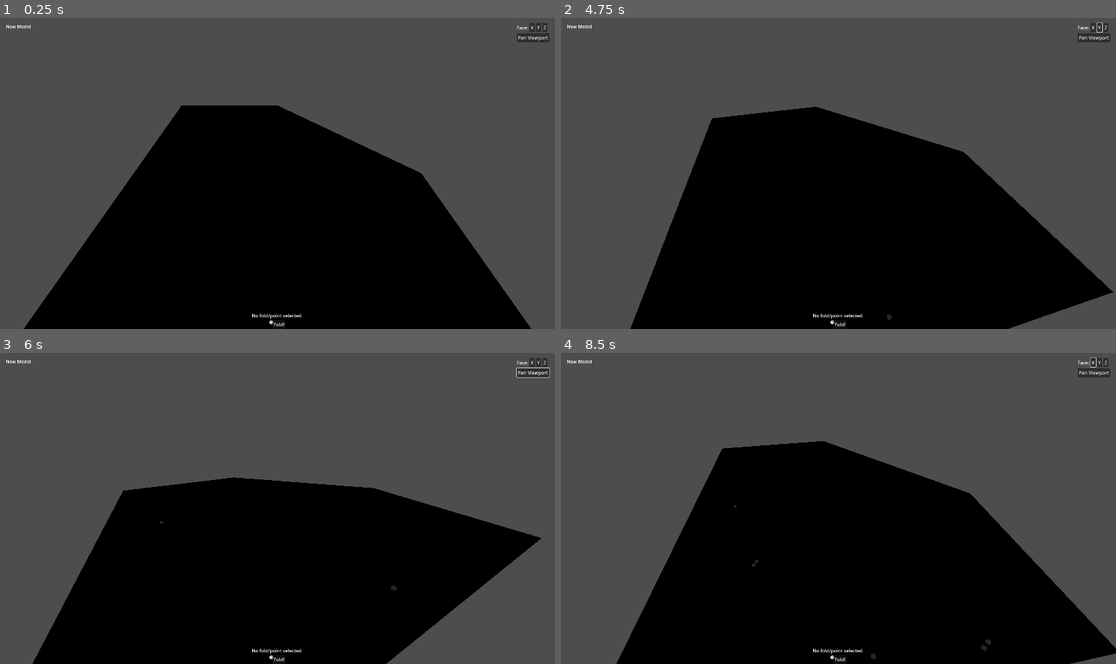
Above: before the commit, frames 1-4 (two rows, left to right).
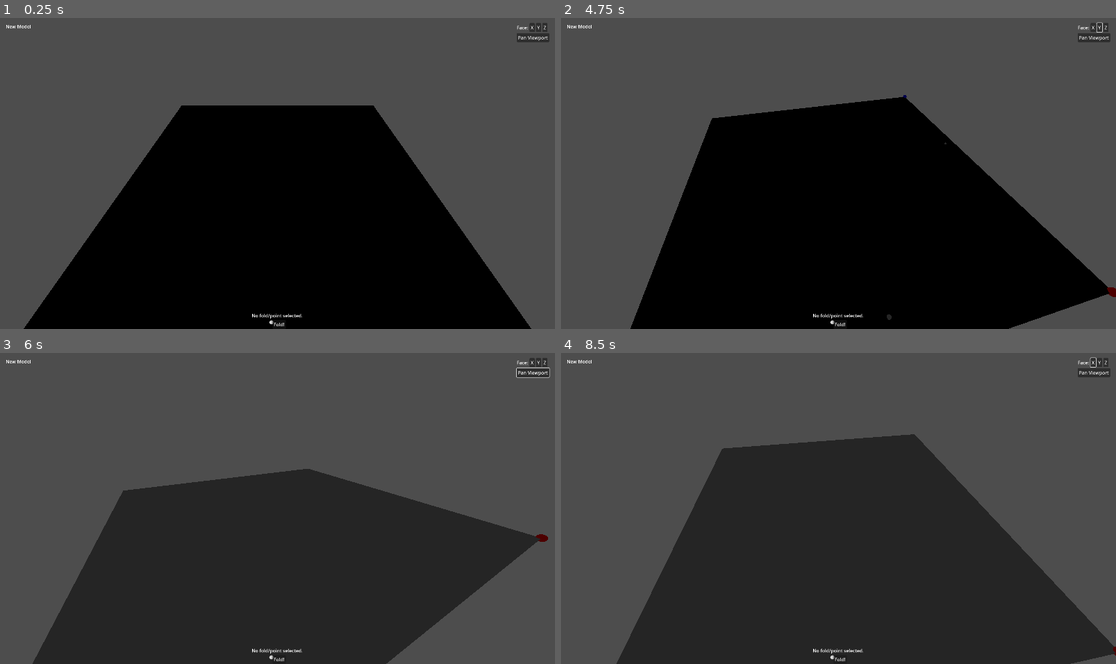
Above: after the commit, the same moments.

Repository: vaaar/OriGaming
Game: Godot game, scene res://origami_view.tscn
Same seed, same stepped clock (60 frames per second), same inputs: the game is played once before the commit and once after it.
Inputs (mouse positions are in pixels of both pictures, inside the frame that each line leads up to):
- Up to frame 1 (0.25 s): no input
- Up to frame 2 (4.75 s): click "Y" at 0.5 s; click "Z" at 1.25 s; click "Pan Viewport" at 2 s; click "Fold!" at 2.75 s; click "X" at 3.5 s; move the mouse to (960, 157) at 4.27 s; hold Right from 4.28 s (still down); click (960, 157) at 4.35 s; tap N at 4.55 s
- Up to frame 3 (6 s): move the mouse to (166, 524) at 5.02 s; release Right at 5.03 s; hold Down 5.03-5.78 s; tap N at 5.1 s; click (166, 524) at 5.17 s; tap M at 5.3, 5.85 s; move the mouse to (333, 440) at 5.77 s; hold Right from 5.78 s (still down)
- Up to frame 4 (8.5 s): click (894, 440) at 6.05 s; move the mouse to (810, 570) at 6.52 s; release Right at 6.53 s; hold Up 6.53-7.28 s; click (810, 570) at 6.6 s; tap N at 6.8, 7.35 s; move the mouse to (1005, 555) at 7.27 s; hold Left from 7.28 s (still down); click (1005, 555) at 7.42 s; tap M at 7.55, 8.1 s; move the mouse to (672, 461) at 8.02 s; click (672, 461) at 8.3 s

The runs differ from the first frame. In frame 1, 1.9% of the frame differs, in the area x 50-76%, y 28-50%; in frame 2, 1.6%; in frame 3, 40%; in frame 4, 45%, in the area x 10-100%, y 26-100%.

Commit message:
DEVELOPMENT HLELLLELELELELELEEkfogj[hkpvewlgufh.jgb,vwlfej sf

Diff:
--- a/MeshRepresentation.gd
+++ b/MeshRepresentation.gd
@@ -4,19 +4,22 @@
 const TransformFold := preload("res://TransformFold.gd")
 
 @export var mesh_path : NodePath
-
+@export var start_circle_path : NodePath
+@export var end_circle_path : NodePath
+@export var circle_radius = 0.2
+@export var snap_existing_point_radius = 1.0
 var debug_tp_old = []
 var debug_tp_new = []
 # Points defined as list of Vector2
 var points = [
 	Vector3(-10, 0, 10),
 	Vector3(10,0,10),
-	Vector3(10, 0, 0),
+	#Vector3(10, 0, 0),
 	Vector3(10, 0, -10),
-	Vector3(0, 0, -10),
+	#Vector3(0, 0, -10),
 	Vector3(-10, 0, -10)
 ]
-var planes = [[0, 1, 2, 3, 4, 5]]
+var planes = [[0, 1, 2, 3]]
 
 #var points = [
 	#Vector3(-10, 10, 0),
@@ -37,33 +40,50 @@
 	SELECTING_ANGLE,
 }
 
-var mode : Mode
+var mode : Mode = Mode.SELECTING_POINT_1
 
 const INSIDE_FOLD = true;
 const OUTSIDE_FOLD = false;
 
 # Called when the node enters the scene tree for the first time.
 func _ready() -> void:
+
 	transform_fold = TransformFold.new()
+	get_node(start_circle_path).radius = 0.001
+	get_node(end_circle_path).radius = 0.001
 	#start_point = 1
 	#end_point = 3
-	fold()
+	#fold()
 	print(points)
 	print(planes)
 
+	var triangular_planes = generate_triangular_planes()
+	get_node(mesh_path).recreate_plane_scene(triangular_planes)
+
 func _input(event):
-	if event is InputEventKey and event.pressed:
-		if event.keycode == KEY_N:
-			print("N was pressed")
+	pass
+	#if event is InputEventKey and event.pressed:
+		#if event.keycode == KEY_N:
+			#print("N was pressed")
 			#get_node(mesh_path).recreate_plane_scene(debug_tp_new)
-		if event.keycode == KEY_M:
-			print("M was pressed")
+		#if event.keycode == KEY_M:
+			#print("M was pressed")
 			#get_node(mesh_path).recreate_plane_scene(debug_tp_old)
 # Called when user clicks a point in space & collides.
 func on_point_click(pt):
 	var closest_pt = get_closest_point(pt)
-	if (mode == Mode.SELECTING_POINT_1): start_point = closest_pt
-	else: end_point = closest_pt
+	if (mode == Mode.SELECTING_POINT_1):
+		start_point = closest_pt
+		get_node(start_circle_path).global_position = points[start_point]
+		get_node(start_circle_path).radius = circle_radius
+		mode = Mode.SELECTING_POINT_2
+
+	else:
+		end_point = closest_pt
+		get_node(end_circle_path).global_position = points[end_point]
+		get_node(end_circle_path).radius = circle_radius
+		mode = Mode.SELECTING_ANGLE
+		fold()
 
 # Called every frame. 'delta' is the elapsed time since the previous frame.
 func _process(delta: float) -> void:
@@ -104,7 +124,7 @@
 	var l2 = len(pts) - l1 - 2
 	return get_points_from_fold(start_pt, end_pt, pts, l1 <= l2, false)
 
-func fold():
+func fold(rad = PI):
 	var skip = false
 	for i in range(0, len(planes)):
 		if skip:
@@ -148,8 +168,8 @@
 	#var new_triangular_planes = triangular_planes
 	print("Current rendered plane indices")
 	print(planes)
-	var new_triangular_planes = transform_fold.fold(points[start_point], points[end_point], PI/4, final_indices, triangular_planes.duplicate())
-	get_node(mesh_path).recreate_plane_scene(new_triangular_planes)
+	var new_triangular_planes = transform_fold.fold(points[start_point], points[end_point], rad, final_indices, triangular_planes)
+	get_node(mesh_path).recreate_plane_scene(triangular_planes)
 	# todo, update the points in my representation
 	# debug
 
@@ -164,6 +184,15 @@
 	var P = B + t * d
 	return (P - A).length()
 
+func generate_triangular_planes():
+	var triangular_planes = []
+	for plane in planes:
+		var triangular_plane_points = []
+		for p in plane:
+			triangular_plane_points.append(points[p])
+		triangular_planes.append(TriangularPlane.new(PackedVector3Array(triangular_plane_points)))
+	return triangular_planes
+
 # Computes closest point to A that lies on line BC.
 func compute_closest_point(A: Vector3, B: Vector3, C: Vector3):
 	var d = (C - B) / (C - B).length()
@@ -173,10 +202,10 @@
 	return P
 
 func get_closest_point(pt):
-	var closest_dist = INF
+	var closest_dist = 10000
 	var closest_start = 0
 	var closest_end = 0
-	var temp_dist = 0
+	var temp_dist = 0.0
 	var temp_start = 0
 	var temp_end = 0
 	for i in range(0, len(points)):
@@ -184,23 +213,78 @@
 		temp_start = i
 		temp_end = i + 1
 		if temp_end >= len(points): temp_end = 0
-
+		"""
 		# Account for the case that closest point is already included in the list
 		temp_dist = (points[i] - pt).length()
 		if (temp_dist < closest_dist):
 			closest_dist = temp_dist
-			closest_start = 0
+			closest_start = i
 			closest_end = -1
-
-		# Account for the case that we need to create a new point on a preexisting line
+			print(closest_end)
+		if (temp_dist <= snap_existing_point_radius):
+			closest_dist = -10000
+			closest_start = i
+			closest_end -1
+		"""
+
+		#if (closest_dist > 0):
+			# Account for the case that we need to create a new point on a preexisting line
 		temp_dist = compute_distance(pt, points[temp_start], points[temp_end])
 		if (temp_dist < closest_dist):
 			closest_dist = temp_dist
 			closest_start = temp_start
 			closest_end = temp_end
 
-	if (closest_end == -1): # Case where we return pre existing points
+		print("i %s | td %s | ts %s | te %s | cd %s | cs %s | ce %s" % [i, temp_dist, temp_start, temp_end, closest_dist, closest_start, closest_end])
+
+	print("closest dist " + str(closest_dist))
+	print("closest start " + str(closest_start))
+	print("closest end " + str(closest_end))
+	if (false and closest_end == -1 || closest_dist < 0): # Case where we return pre existing points
+		print("WE SNAP POINT")
 		return closest_start
 	else: # Case where we make new point on a line
+		print("WE INSERT POINT")
 		points.insert(closest_end, compute_closest_point(pt,points[closest_start], points[closest_end]))
+
+		var closest_mid = closest_end
+		closest_end = closest_end + 1
+		if (closest_start > closest_end):
+			closest_start += 1
+
+		# ADJUST PLANE INDICES FOR NEW POINT
+		print("CLOSEST START INSERT " + str(closest_start))
+		print("CLOSEST END INSERT " + str(closest_end))
+		for p in range(0, len(planes)):
+			for i in range(0, len(planes[p])):
+				if (planes[p][i] >= closest_mid):
+					planes[p][i] = planes[p][i] + 1
+
+		# ADD POINT AT ANY INSTANCE OF LINE BETWEEN CLOSEST START AND (CLOSEST END + 1)
+
+		print(planes[0])
+		for p in range(0, len(planes)):
+			for i in range(0, len(planes[p])):
+				len(planes[p])
+
+				if (i == len(planes[p]) - 1):
+					print("ccaaaa")
+					print(planes[p][i])
+					print(planes[p][0])
+					if (planes[p][i] == closest_start and planes[p][0] == closest_end):
+						print("ddaaa")
+						planes[p].append(closest_mid)
+					elif (planes[p][i] == closest_end and planes[p][0] == closest_start):
+						planes[p].append(closest_mid)
+				else:
+					if (planes[p][i] == closest_start and planes[p][i + 1] == closest_end):
+						planes[p].insert(i + 1, closest_mid)
+					elif (planes[p][i] == closest_end + 1 and planes[p][i + 1] == closest_start):
+						planes[p].insert(i + 1, closest_mid)
+
+				if (p == 0):
+					print("i %s | cs %s | cm %s | ce %s | pts %s" % [i, closest_start, closest_mid, closest_end, planes[p]])
+
+		print(planes[0])
+
 		return closest_end
--- a/camera_3d.gd
+++ b/camera_3d.gd
@@ -71,6 +71,8 @@
 		set_origin_view()
 		update_frame = false
 
+	if Input.is_action_just_pressed("click"):
+		click(get_viewport().get_mouse_position())
 	#if Input.is_action_just_pressed("click"):
 
 		#var mousepos = get_viewport().get_mouse_position() + (Vector2.UP * get_viewport().get_visible_rect().size.y / 2)
@@ -96,9 +98,9 @@
 # Gets the mouse click. Uses it to compute world position. Uses that to create raycast.
 # If raycast hits object, the collision point is given to Mesh Representation.
 func _input(event):
-	if event is InputEventMouseButton:
-		click(event.position)
-		pass
+	#if event is InputEventMouseButton:
+	#click(event.position)
+	pass
 
 func click(mousepos):
 	#mousepos = get_viewport().get_mouse_position()
@@ -109,6 +111,7 @@
 	print(raycast3d.target_position)
 	raycast3d.force_raycast_update()
 	if raycast3d.is_colliding():
+		print("COLLISION!")
 		var collision_point = raycast3d.get_collision_point()
 		get_node("../MeshRepresentation").on_point_click(collision_point)
 
--- /dev/null
+++ b/end_circle_mat.tres
@@ -0,0 +1,4 @@
+[gd_resource type="StandardMaterial3D" format=3 uid="uid://c6j4lq7p8tyv0"]
+
+[resource]
+albedo_color = Color(0, 0, 1, 1)
--- a/mesh.gd
+++ b/mesh.gd
@@ -52,11 +52,13 @@
 	var new_arraymesh = ArrayMesh.new()
 
 	#for p: TriangularPlane in planes:
-	for p_ind in range(len(planes)):
-		var exp = planes[p_ind].export_surface()
+	var i = 0
+	for plane in planes:
+		var exp = plane.export_surface()
 		var next_mesh = exp["mesh_array"]
 		new_arraymesh.add_surface_from_arrays(Mesh.PRIMITIVE_TRIANGLES, next_mesh)
-		new_arraymesh.surface_set_material(p_ind, preload("res://mesh_no_culling_mat.tres"))
+		new_arraymesh.surface_set_material(i, preload("res://mesh_no_culling_mat.tres"))
+		i += 1
 
 	mesh = new_arraymesh
 	create_trimesh_collision()
--- a/origami_view.tscn
+++ b/origami_view.tscn
@@ -1,9 +1,11 @@
-[gd_scene load_steps=8 format=3 uid="uid://cx34wy0jou3xl"]
+[gd_scene load_steps=10 format=3 uid="uid://cx34wy0jou3xl"]
 
 [ext_resource type="Script" path="res://mesh.gd" id="1_pgmcf"]
 [ext_resource type="Material" uid="uid://bejvksobow3db" path="res://mesh_no_culling_mat.tres" id="1_yweo6"]
 [ext_resource type="Script" path="res://camera_3d.gd" id="2_3ht8o"]
 [ext_resource type="Script" path="res://MeshRepresentation.gd" id="3_l5n77"]
+[ext_resource type="Material" uid="uid://dk8bs6hyjha5l" path="res://start_circle_mat.tres" id="5_kculm"]
+[ext_resource type="Material" uid="uid://c6j4lq7p8tyv0" path="res://end_circle_mat.tres" id="6_uj1t2"]
 
 [sub_resource type="Environment" id="Environment_2c0uj"]
 
@@ -117,6 +119,8 @@
 [node name="MeshRepresentation" type="Node3D" parent="."]
 script = ExtResource("3_l5n77")
 mesh_path = NodePath("../WorldEnvironment/MainMesh")
+start_circle_path = NodePath("../StartCircle")
+end_circle_path = NodePath("../EndCircle")
 
 [node name="RayCast3D" type="RayCast3D" parent="."]
 transform = Transform3D(1, 0, 0, 0, 1, 0, 0, 0, 1, 0, 10, 10)
@@ -125,3 +129,13 @@
 [node name="Camera3D" type="Camera3D" parent="."]
 transform = Transform3D(1, 0, 0, 0, 1, 0, 0, 0, 1, 0, 10, 10)
 script = ExtResource("2_3ht8o")
+
+[node name="StartCircle" type="CSGSphere3D" parent="."]
+transform = Transform3D(1, 0, 0, 0, 1, 0, 0, 0, 1, 0, 10, 10)
+radius = 0.2
+material = ExtResource("5_kculm")
+
+[node name="EndCircle" type="CSGSphere3D" parent="."]
+transform = Transform3D(1, 0, 0, 0, 1, 0, 0, 0, 1, 1, 10, 10)
+radius = 0.2
+material = ExtResource("6_uj1t2")
--- /dev/null
+++ b/start_circle_mat.tres
@@ -0,0 +1,4 @@
+[gd_resource type="StandardMaterial3D" format=3 uid="uid://dk8bs6hyjha5l"]
+
+[resource]
+albedo_color = Color(1, 0, 0, 1)
